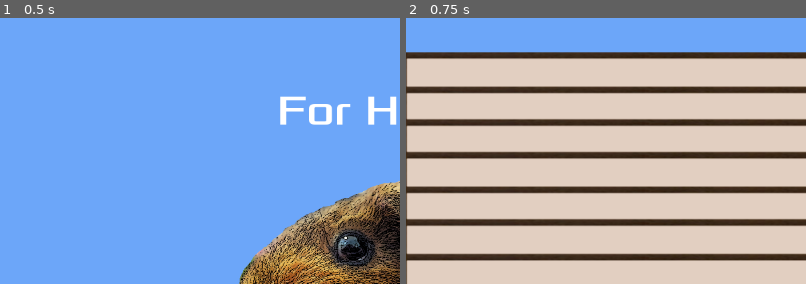
Above: before the commit, frames 1-2 (left to right).
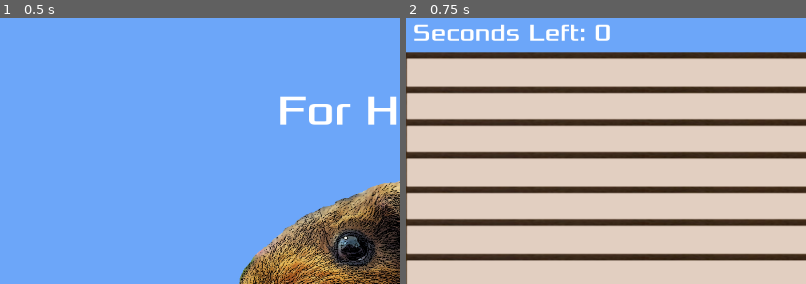
Above: after the commit, the same moments.

Repository: bristol-pride-game-jam/Honey
Game: Godot game, scene res://Main.tscn
Two runs of this game, one before a commit and one after it. Both use one fixed random seed, a clock stepped at 60 frames per second and the inputs below.
Inputs:
- Up to frame 1 (0.5 s): no input
- Up to frame 2 (0.75 s): click "Play" at 0.5 s
The pictures show only the part of the screen within x 1-51%, y 0-50%; the shares and areas given below are measured in that part.

Frame 1 is identical in both runs. In frame 2, 1.3% of the frame differs, in the area x 2-51%, y 2-9%.

Commit message:
Added time label

Diff:
--- a/HUD.gd
+++ b/HUD.gd
@@ -14,9 +14,17 @@
 	$StartButton.hide()
 	$MessageLabel.hide()
 	$Logo.hide()
+
 	$ScoreLabel.text = "Score: 0"
 	$ScoreLabel.show()
+
+	$TimeLabel.text = "Seconds Left: 0"
+	$TimeLabel.show()
+
 	emit_signal("start_game")
+
+func change_seconds(seconds_left):
+	$TimeLabel.text = "Seconds Left: " + seconds_left
 
 func change_score(score):
 	$ScoreLabel.text = "Score: " + str(score)
--- a/HUD.tscn
+++ b/HUD.tscn
@@ -6,10 +6,6 @@
 
 [sub_resource type="DynamicFont" id=1]
 size = 64
-font_data = ExtResource( 2 )
-
-[sub_resource type="DynamicFont" id=5]
-size = 36
 font_data = ExtResource( 2 )
 
 [sub_resource type="DynamicFont" id=2]
@@ -21,6 +17,10 @@
 
 [sub_resource type="ShortCut" id=4]
 shortcut = SubResource( 3 )
+
+[sub_resource type="DynamicFont" id=5]
+size = 36
+font_data = ExtResource( 2 )
 
 [node name="HUD" type="CanvasLayer"]
 script = ExtResource( 1 )
@@ -35,16 +35,6 @@
 custom_fonts/font = SubResource( 1 )
 text = "For Honey"
 align = 1
-valign = 1
-
-[node name="ScoreLabel" type="Label" parent="."]
-visible = false
-anchor_left = 1.0
-anchor_right = 1.0
-margin_left = -257.0
-margin_bottom = 45.0
-custom_fonts/font = SubResource( 5 )
-text = "Score: 0"
 valign = 1
 
 [node name="StartButton" type="Button" parent="."]
@@ -64,4 +54,25 @@
 position = Vector2( 579.492, 414.975 )
 scale = Vector2( 0.4, 0.4 )
 texture = ExtResource( 3 )
+
+[node name="TimeLabel" type="Label" parent="."]
+visible = false
+margin_left = 20.0
+margin_right = 319.0
+margin_bottom = 45.0
+rect_pivot_offset = Vector2( 87, 150 )
+custom_fonts/font = SubResource( 5 )
+text = "Seconds Left: 0"
+valign = 1
+
+[node name="ScoreLabel" type="Label" parent="."]
+visible = false
+anchor_left = 1.0
+anchor_right = 1.0
+margin_left = -257.0
+margin_bottom = 45.0
+rect_pivot_offset = Vector2( 87, 150 )
+custom_fonts/font = SubResource( 5 )
+text = "Score: 0"
+valign = 1
 [connection signal="pressed" from="StartButton" to="." method="_on_StartButton_pressed"]
